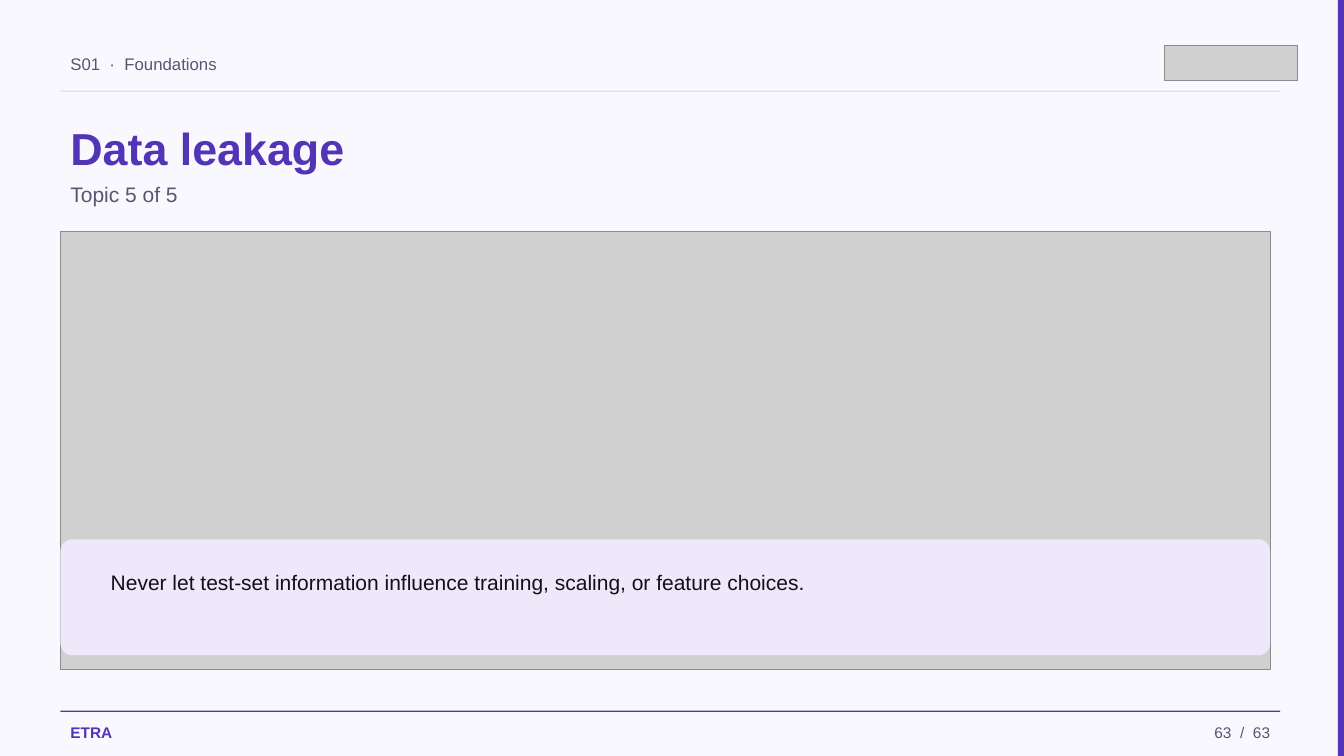
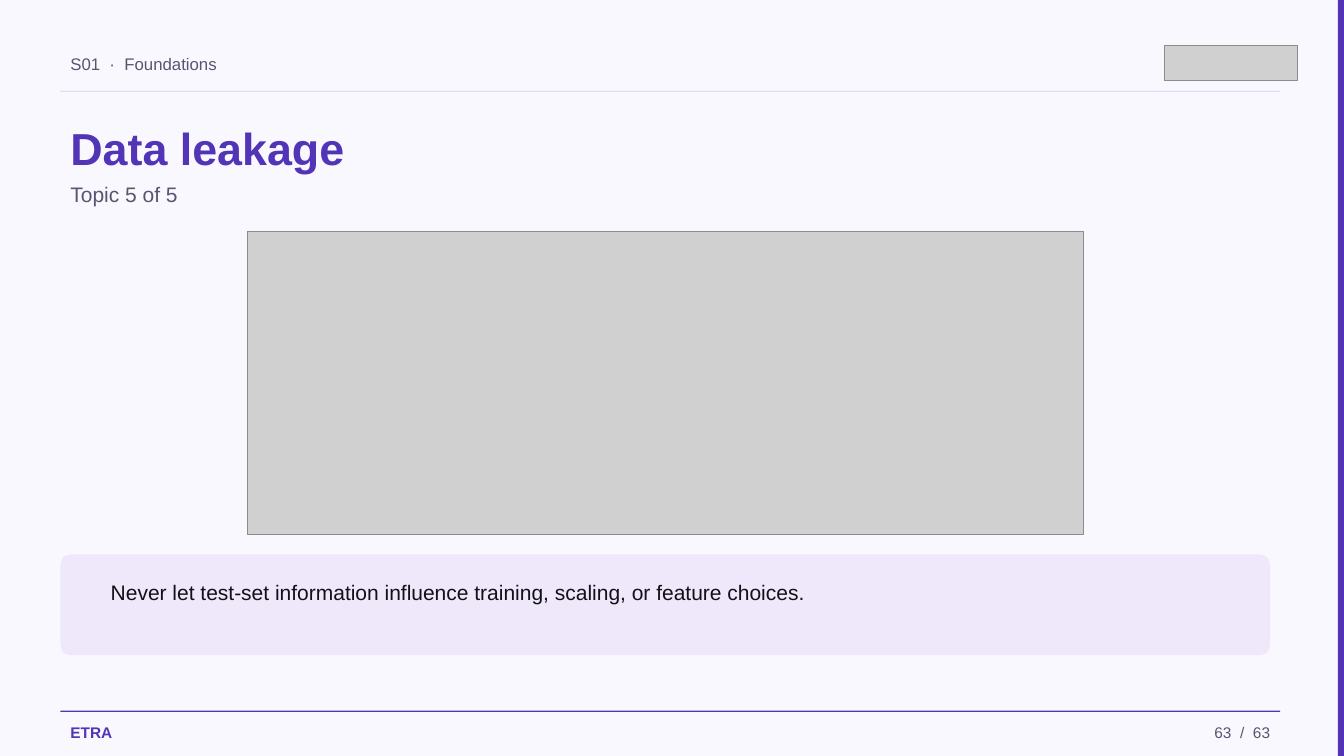
Before and after one commit to iksasa15/AI-ML, a slide deck: slide 63 of web-presentation/pdf-exports/Week1-Session1-Foundations.pptx. Drawn at 1344x756 pixels with LibreOffice and Linux fonts; fonts in the diff are those of the drawing; grey boxes stand for pictures. Boxes give left, top, right and bottom in pixels: in the first picture for what was removed or moved away, otherwise in the second. Text is boxed around its words. In the diff, an @@ line names an element or a change of style, - is before the commit and + after.

```diff
--- a/web-presentation/pdf-exports/Week1-Session1-Foundations.pptx
+++ b/web-presentation/pdf-exports/Week1-Session1-Foundations.pptx
@@ picture: place and size @@
-picture at bbox=[60, 232, 1270, 669]
+picture at bbox=[247, 232, 1083, 534]
@@ rounded rectangle: place and size @@
-rounded rectangle at bbox=[60, 539, 1270, 655]
+rounded rectangle at bbox=[60, 555, 1270, 655]
@@ text "Never let test-set information influence ...": place and size @@
-text "Never let test-set information influence ..." at bbox=[111, 574, 804, 594]
+text "Never let test-set information influence ..." at bbox=[111, 584, 804, 605]
```
Also in this commit, not shown: 12 other slides changed, 2 other files.
